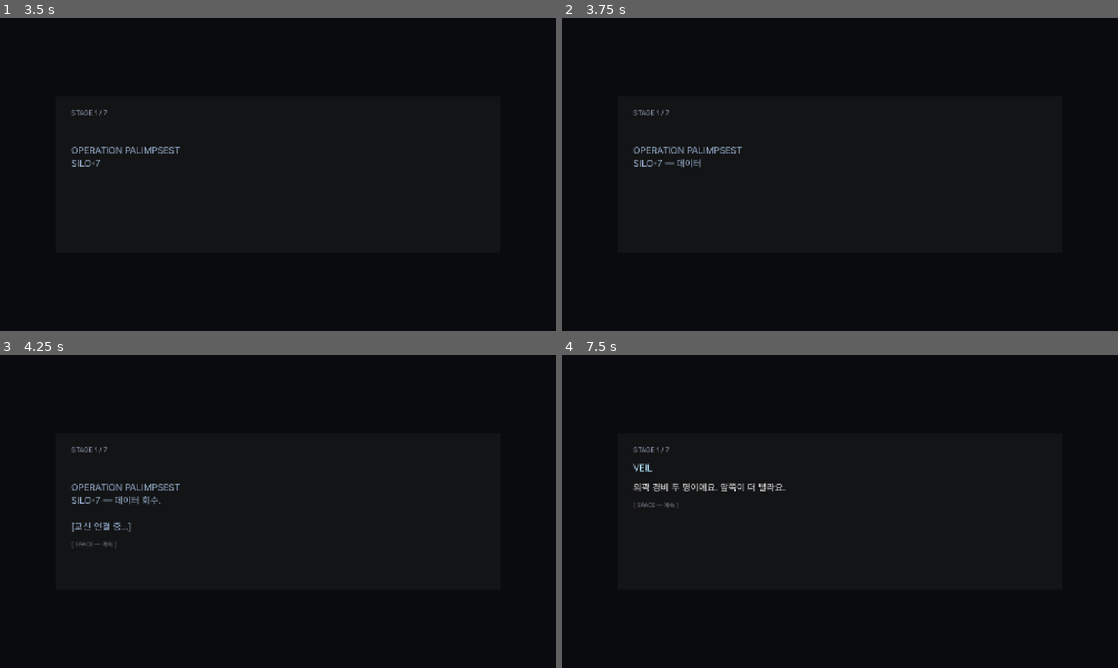
Above: before the commit, frames 1-4 (two rows, left to right).
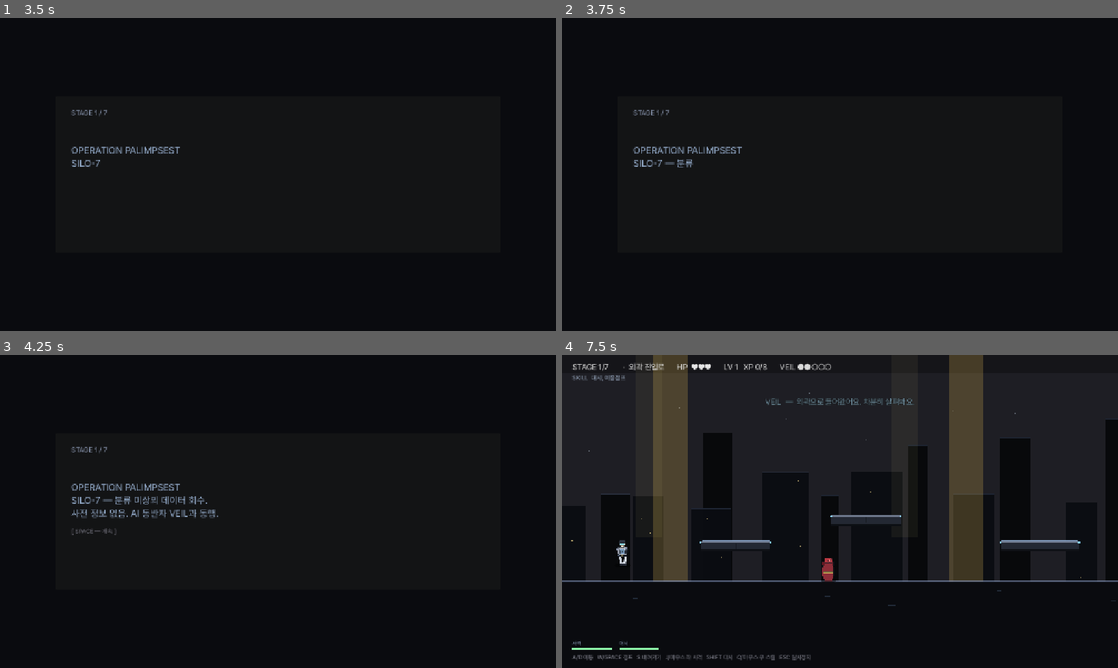
Above: after the commit, the same moments.

Repository: soomin007/EyesOnYou
Game: Godot game, scene res://scenes/main.tscn
The game is run twice, just before and just after one commit, with the same random seed, the same clock (stepped at 60 frames per second) and the same inputs.
Inputs (mouse positions are in pixels of both pictures, inside the frame that each line leads up to):
- Up to frame 1 (3.5 s): click "게임 시작" at 0.5 s; click "일반 모드" at 1.25 s; click "바로 시작" at 2 s; tap Enter (ui_accept) at 2.75 s; move the mouse to (400, 158) at 2.77 s; press the mouse at (400, 158) at 2.78 s; hold D (move_right) from 2.78 s (still down); tap W (jump) at 3.02 s
- Up to frame 2 (3.75 s): keep holding D (move_right); move the mouse to (728, 190) at 3.52 s; release the mouse at (728, 190) at 3.53 s; tap Shift (dash) at 3.6 s; click (728, 190) at 3.67 s
- Up to frame 3 (4.25 s): keep holding D (move_right); tap W (jump) at 3.77 s
- Up to frame 4 (7.5 s): tap Enter (ui_accept) at 4.25, 5.75 s; move the mouse to (895, 442) at 4.27 s; release D (move_right) at 4.28 s; hold A (move_left) 4.28-5.03 s; tap Q at 4.35 s; click (895, 442) at 4.42 s; move the mouse to (812, 574) at 5.02 s; hold D (move_right) 5.03-6.5 s; tap E at 5.1 s; click (812, 574) at 5.17 s; tap W (jump) at 5.27, 6.02 s; move the mouse to (1006, 558) at 5.77 s; tap Space at 5.85 s; click (1006, 558) at 5.92 s; click (784, 502) at 6.5 s, where only the run after the commit has a clickable "외곽 진입로 위험 ●○○ 보상 ●○○"; click (840, 533) at 7.25 s, where only the run after the commit has a clickable "확인"

Frame 1 is identical in both runs. In frame 2, less than 0.1% of the frame differs, in the area x 20-25%, y 45-48%; in frame 3, 0.8%; in frame 4, 14%, in the area x 0-100%, y 0-98%.

Commit message:
fix(blackout)+feat(dialogue): 차폐막 + VEIL 멘트 리뉴얼 + 추천 알고리즘 + 문서 정리
- 도전방 진입 시 CanvasLayer.modulate 접근 에러로 게임 종료된 버그 수정.
  challenge_dark_root: Control을 CanvasLayer 안에 두고 그 Control에 modulate
  적용. CanvasLayer는 modulate 속성이 없음.
- 도전방 차폐막 추가 — world-space 큰 dark 패널(z=9) + 수직 grain 라인 + "DARK
  ZONE / 분류 미상" 라벨. 입장 전엔 안의 플랫폼/적/가시가 시각적으로 완전히
  가려짐. 발판 step → 차폐막 0.9s fade로 안이 점차 드러나는 톤.
- RouteData 12개 루트 veil_comment 리뉴얼 + entry_comment 신설(진입 직후 자막).
- choose_veil_recommendation_with_reason — HP/레벨 컨텍스트 인지로 변경.
  HP ≤ 50% → 안전 우선, 레벨 ≥ 3 → 보상 우선, 그 외 → 균형. RouteMap에 ★ 사유
  한 줄 표시.
- INTRO_SYSTEM 강화 + INTRO_VEIL을 한 entry(여러 줄)로 압축. 이전엔 ENTER 4번에
  흩어져 사용자가 의미 못 읽고 그냥 넘기는 문제.
- Stage._setup_veil_mistakes 단순화 — RouteData.entry_comment 한 줄로 통일.
- docs/design/puzzle_ideas.md 전면 재작성 (to-do → 현재 상태 인덱스).
  docs/design/world_layout.md 2.7/3.1/3.2 갱신, 구현 영향표 ✅ 정리.
  docs/SPEC.md autoload·scene·script 목록 갱신 + bgm_volume.
  docs/STORY.md 인트로 한 호흡 표기 + 루트 표 두 컬럼화 + 추천 알고리즘.

Diff:
--- a/scripts/RouteData.gd
+++ b/scripts/RouteData.gd
@@ -19,7 +19,8 @@
 		"unique": false,
 		"min_stage": 0, "max_stage": 1,
 		"tags": ["우회", "어두운_환경"],
-		"veil_comment": "조용한 루트예요. 경비가 적어요.",
+		"veil_comment": "여기로 가요. 경비도 약하고, 길도 단순해요.",
+		"entry_comment": "외곽으로 들어왔어요. 차분히 살펴봐요.",
 		"stage_color": Color(0.12, 0.12, 0.14),
 	},
 	{
@@ -32,7 +33,8 @@
 		"unique": false,
 		"min_stage": 0, "max_stage": 1,
 		"tags": ["원거리", "노출", "이동"],
-		"veil_comment": "저격 노출이 있어요. 엄폐 포인트 챙겨요.",
+		"veil_comment": "옥상으로 갈래요? 시야는 트이지만 그만큼 노출돼요.",
+		"entry_comment": "옥상이 출구예요. 멈추면 저격에 잡혀요 — 계속 움직여요.",
 		"stage_color": Color(0.10, 0.13, 0.20),
 	},
 	{
@@ -46,7 +48,8 @@
 		# 지상(rooftops) 직후 깊은 지하로 가는 게 어색해 stage 2 이후로 한정.
 		"min_stage": 2, "max_stage": 3,
 		"tags": ["근접전", "어두운_환경", "함정", "전투"],
-		"veil_comment": "함정이 깔려 있어요. 발 밑 봐요.",
+		"veil_comment": "지하로 빠지는 길이에요. 함정만 조심하면 빠르고 보상도 커요.",
+		"entry_comment": "아래로 내려가요. 통로 끝에 출구가 있어요. 발 밑 봐요.",
 		"stage_color": Color(0.18, 0.22, 0.20),
 	},
 	{
@@ -60,7 +63,8 @@
 		# 외부→시설 진입 brigde — stage 1~3에 등장해 외벽 단계와 내부 단계를 잇는다.
 		"min_stage": 1, "max_stage": 3,
 		"tags": ["근접전", "함정", "전투"],
-		"veil_comment": "좁아요. 대시 써서 함정 넘어가요.",
+		"veil_comment": "옛 지하철이에요. 좁고 어두워요. 대시 써서 함정 넘어가세요.",
+		"entry_comment": "지하철 통로예요. 좁아요 — 한 번에 멀리 가요.",
 		"stage_color": Color(0.08, 0.10, 0.14),
 	},
 	{
@@ -74,7 +78,8 @@
 		# 드론 첫 등장 맵 — 사용자 피드백상 후반에 등장하는 게 더 자연스러워 stage 3~4로 이동.
 		"min_stage": 3, "max_stage": 4,
 		"tags": ["전투", "드론", "수직"],
-		"veil_comment": "수직 구조예요. 위에서 와요.",
+		"veil_comment": "냉각 파이프 위로 올라가는 길이에요. 드론이 위에서 떨어져요.",
+		"entry_comment": "냉각 파이프 위쪽이 출구예요. 우측 외곽에 뭔가 따로 있는 것 같기도 해요.",
 		"stage_color": Color(0.10, 0.16, 0.20),
 	},
 	{
@@ -88,7 +93,8 @@
 		# stage 1부터 등장 가능 — 외벽 옥상 직후 감시탑(둘 다 노출+높이)이 자연스럽게 이어짐.
 		"min_stage": 1, "max_stage": 4,
 		"tags": ["원거리", "전투", "노출"],
-		"veil_comment": "저격이 많아요. 엄폐 짧게 쓰고 빠르게.",
+		"veil_comment": "감시탑은 위험해요. 저격이 많아요 — 엄폐 짧게, 이동은 빠르게.",
+		"entry_comment": "관제 구역이에요. 시야 안에 들어가는 순간 쏴와요.",
 		"stage_color": Color(0.18, 0.16, 0.22),
 	},
 	{
@@ -103,7 +109,8 @@
 		# 격리 병동은 ??? 맵 복선 트리거가 있어 Stage 3~4 풀에 항상 포함되어야 함.
 		"guaranteed_in_stages": [3, 4],
 		"tags": ["우회", "어두운_환경", "은폐"],
-		"veil_comment": "이 구역은 오래됐어요. 조심해요.",
+		"veil_comment": "격리 병동이에요. 도면이랑 다르게 생겼을 거예요.",
+		"entry_comment": "이 구역은 오래됐어요. 누가 봉인했는지 저도 몰라요.",
 		"stage_color": Color(0.12, 0.10, 0.14),
 	},
 	{
@@ -116,7 +123,8 @@
 		"unique": false,
 		"min_stage": 4, "max_stage": 5,
 		"tags": ["전투", "드론", "원거리"],
-		"veil_comment": "드론과 저격이 동시에 와요. 어렵겠어요.",
+		"veil_comment": "데이터 센터예요. 드론·저격 동시에 와요. 한 번에 정리해야 빠져요.",
+		"entry_comment": "서버 랙이에요. 위에서 드론, 같은 층에서 저격.",
 		"stage_color": Color(0.14, 0.18, 0.24),
 	},
 	{
@@ -129,7 +137,8 @@
 		"unique": false,
 		"min_stage": 5, "max_stage": 6,
 		"tags": ["우회", "은폐"],
-		"veil_comment": "조용한 길이에요. 빠르게 빠져요.",
+		"veil_comment": "비상 탈출로예요. 빨리 빠지면 그만큼 안전해요.",
+		"entry_comment": "조용한 길이에요. 멈추지 말고 빠지면 돼요.",
 		"stage_color": Color(0.10, 0.12, 0.14),
 	},
 	{
@@ -142,7 +151,8 @@
 		"unique": false,
 		"min_stage": 5, "max_stage": 6,
 		"tags": ["전투", "드론", "밝은_환경"],
-		"veil_comment": "드론이 위에서 와요. 보상은 그만큼 커요.",
+		"veil_comment": "핵심부예요. 정면 돌파 — 드론 상시 순찰. 보상은 큽니다.",
+		"entry_comment": "핵심부에 들어왔어요. 거리 잘 잡아요.",
 		"stage_color": Color(0.22, 0.18, 0.18),
 	},
 	{
@@ -157,7 +167,8 @@
 		"available_stages": [4],
 		"guaranteed_in_stages": [4],
 		"tags": ["도전", "어두운_환경"],
-		"veil_comment": "[도전] 교신이 차단된 구역이에요. 혼자 가야 해요.",
+		"veil_comment": "[도전] 교신이 끊겨요. 안에선 저도 못 도와드려요. 한 번에 빠져나오셔야 해요.",
+		"entry_comment": "여기서부터 교신 끊겨요. 30초 안에 빠져나오세요.",
 		"stage_color": Color(0.02, 0.02, 0.04),
 	},
 	{
@@ -170,7 +181,8 @@
 		"unique": true,
 		"min_stage": 5, "max_stage": 6,
 		"tags": ["우회", "정보"],
-		"veil_comment": "저도 모르겠어요. 미안해요.",
+		"veil_comment": "...저도 모르겠어요. 들어가실래요?",
+		"entry_comment": "...뭐가 있는 거지.",
 		"stage_color": Color(0.06, 0.06, 0.08),
 	},
 ]
@@ -262,21 +274,58 @@
 	# 둘 다 없으면 모든 stage 등장 (안전 폴백).
 	return true
 
+# VEIL 추천. 컨텍스트(HP/레벨)에 반응해 직관적인 결정을 내림:
+#   - HP가 절반 이하 → 안전 우선 (가장 낮은 risk).
+#   - 레벨 3 이상 → 보상 우선 (가장 높은 reward).
+#   - 그 외 → 균형 (reward * 2 - risk 가장 큰 것).
+# 동점이면 risk 낮은 쪽이 우선. hidden / challenge 루트는 항상 제외.
+# 호출자가 reasoning 라벨을 표시할 수 있도록 choose_veil_recommendation_with_reason도 제공.
 static func choose_veil_recommendation(pool: Array) -> String:
-	var best_id: String = ""
-	var best_score: float = -INF
+	var pair: Dictionary = choose_veil_recommendation_with_reason(pool)
+	return str(pair.get("id", ""))
+
+static func choose_veil_recommendation_with_reason(pool: Array) -> Dictionary:
+	var candidates: Array = []
 	for r in pool:
 		var route: Dictionary = r
 		if route.get("hidden", false):
 			continue
-		# 도전 루트는 의도적 선택 — VEIL 추천에서 제외 (교신 차단 컨셉)
 		if route.get("challenge", false):
 			continue
-		var s: float = float(route.get("reward", 0)) - 0.4 * float(route.get("risk", 0))
-		if s > best_score:
-			best_score = s
-			best_id = route.get("id", "")
-	if best_id == "" and pool.size() > 0:
-		var fallback: Dictionary = pool[0]
-		best_id = fallback.get("id", "")
-	return best_id
+		candidates.append(route)
+	if candidates.is_empty():
+		if pool.size() > 0:
+			return {"id": pool[0].get("id", ""), "reason": ""}
+		return {"id": "", "reason": ""}
+	var hp: int = GameState.player_hp
+	var max_hp: int = GameState.player_max_hp
+	var level: int = GameState.player_level
+	var hurt: bool = (max_hp > 0 and float(hp) / float(max_hp) <= 0.5)
+	var strong: bool = (level >= 3)
+	var best: Dictionary = candidates[0]
+	var best_score: float = -INF
+	var reason: String = ""
+	if hurt:
+		reason = "지금은 안전이 우선"
+		for c in candidates:
+			# 낮은 risk 우선, 동점이면 reward 큰 쪽.
+			var s: float = -float(c.get("risk", 0)) * 2.0 + float(c.get("reward", 0)) * 0.5
+			if s > best_score:
+				best_score = s
+				best = c
+	elif strong:
+		reason = "지금은 보상 챙길 만해요"
+		for c in candidates:
+			# 높은 reward 우선, 동점이면 risk 낮은 쪽.
+			var s: float = float(c.get("reward", 0)) * 2.0 - float(c.get("risk", 0)) * 0.5
+			if s > best_score:
+				best_score = s
+				best = c
+	else:
+		reason = "위험 대비 보상 균형"
+		for c in candidates:
+			var s: float = float(c.get("reward", 0)) * 2.0 - float(c.get("risk", 0))
+			if s > best_score:
+				best_score = s
+				best = c
+	return {"id": best.get("id", ""), "reason": reason}
--- a/scripts/RouteMap.gd
+++ b/scripts/RouteMap.gd
@@ -9,6 +9,7 @@
 
 var pool: Array = []
 var recommended_id: String = ""
+var recommended_reason: String = ""
 var hovered_idx: int = 0
 var buttons: Array = []
 # 고위험/고보상 별도 패널 (사용자 피드백: 본 멘트에 겹치면 너무 많아짐).
@@ -19,7 +20,9 @@
 	stage_label.text = "STAGE %d / %d  —  루트 선택" % [GameState.current_stage + 1, GameState.effective_total_stages()]
 	subtitle_label.text = "● 위험도 / 보상   —   ? 미상"
 	pool = RouteData.get_route_pool_for_stage(GameState.current_stage, GameState.route_history)
-	recommended_id = RouteData.choose_veil_recommendation(pool)
+	var rec: Dictionary = RouteData.choose_veil_recommendation_with_reason(pool)
+	recommended_id = str(rec.get("id", ""))
+	recommended_reason = str(rec.get("reason", ""))
 	# VEIL 멘트 — 신뢰도 톤(색)을 _ready에서 한 번만 적용. 폰트는 22로 키워
 	# 선택 화면에서 분명히 눈에 들어오게 (이전 15는 카드에 묻혀 안 보였음).
 	veil_text.add_theme_font_size_override("font_size", 22)
@@ -143,6 +146,10 @@
 	var desc: String = str(route.get("description", ""))
 	if desc != "":
 		msg += desc + "\n\n"
+	# 이 루트가 추천된 거면 추천 사유를 한 줄로 — VEIL 코멘트 위에 살짝 다른 톤.
+	var is_recommended: bool = (route.get("id", "") == recommended_id and recommended_reason != "")
+	if is_recommended:
+		msg += "★ " + recommended_reason + "\n"
 	# prefix 시스템 폐지 — 짧은 prefix가 뒷 문장과 부자연스러움. 신뢰도는 색으로.
 	msg += "VEIL  —  " + str(route.get("veil_comment", ""))
 	veil_text.text = msg
--- a/scripts/Stage.gd
+++ b/scripts/Stage.gd
@@ -114,24 +114,19 @@
 func _setup_veil_mistakes() -> void:
 	if GameState.playground_active:
 		return
-	# rooftops는 vertical 진입 멘트가 더 구체적이라 stage 0 generic 멘트는 생략 —
-	# 두 멘트가 거의 동시에 큐 들어가서 "약간 겹침"으로 보이던 문제 회피.
-	if GameState.current_stage == 0 and GameState.current_route_id != "route_rooftops":
-		# 첫 적 구역 진입 — 미션 컨텍스트 한 줄. 적 수 카운팅 같은 친절한 안내는 의도적으로 안 함.
-		_arm_veil_mistake_at(680.0, "정문은 봉쇄됐어요. 외벽으로 우회해요.", "")
 	# 격리 병동 통과 시 ??? 맵 복선 (stage 3 또는 4).
 	# x=900 — 진입 직후 분기 결정 전에 분위기 깔리도록 일찍 트리거.
 	if GameState.current_route_id == "route_ward":
 		_arm_ward_foreshadow_at(900.0)
-	# Vertical 맵 — 진입 직후 방향 안내. 사용자: "왜 올라가야 하는지 모르겠다".
-	# 정상/바닥에 출구가 있다는 사실을 첫 멘트로 명시. rooftops는 노출 위협까지 안내.
-	match GameState.current_route_id:
-		"route_rooftops":
-			_show_veil_subtitle("옥상이 출구예요. 시야가 트여서 저격에 노출돼요 — 멈추지 말고.", 3.6)
-		"route_cooling":
-			_show_veil_subtitle("냉각 파이프 위쪽이 출구예요. 우측 외곽에 뭔가 따로 있는 것 같기도 해요.", 3.6)
-		"route_sewers":
-			_show_veil_subtitle("아래로 내려가요. 통로 끝에 출구가 있어요.", 3.0)
+	# 진입 직후 한 줄 안내 — 모든 루트가 RouteData.entry_comment를 가짐.
+	# "어디로 가야 하나" "이 맵의 위협이 뭔가"를 단숨에 통보. 사용자: 맵 진입 멘트 리뉴얼.
+	var entry: String = ""
+	for r in RouteData.ALL_ROUTES:
+		if r.get("id", "") == GameState.current_route_id:
+			entry = str(r.get("entry_comment", ""))
+			break
+	if entry != "":
+		_show_veil_subtitle(entry, 3.6)
 
 func _arm_ward_foreshadow_at(trigger_x: float) -> void:
 	var area := Area2D.new()
@@ -2813,6 +2808,7 @@
 var challenge_gate_door: StaticBody2D = null
 var challenge_gate_visual: Node2D = null
 var challenge_plate: PressurePlate = null
+var challenge_curtain: Node2D = null   # 입구 너머 전체를 가리는 차폐막 (world-space)
 
 func _setup_challenge_mode() -> void:
 	if not bool(_map_data.get("challenge", false)):
@@ -2831,14 +2827,54 @@
 	var gate_x: float = 240.0
 	var gate_w: float = 50.0
 	var gate_h: float = 720.0
+	# 차폐막 — 도전방 내부 전체를 world-space로 가린다. 플랫폼/적/가시 모두 시각적으로
+	# 묻혀서 입장 전에는 무엇이 있는지 알 수 없다. 발판 step 시 fade 후 free.
+	# (사용자 요구: "들어가기 전에는 안이 어떻게 생겼는지, 뭐가 나올지 전혀 몰라야 해")
+	challenge_curtain = Node2D.new()
+	challenge_curtain.z_index = 9
+	add_child(challenge_curtain)
+	var curtain_x: float = gate_x + gate_w * 0.5  # 문 우측 경계부터 시작
+	var curtain_w: float = STAGE_LENGTH - curtain_x + 200.0  # 끝 벽 너머까지 여유
+	# 본체 — 짙은 보라-검정. 위협적 톤.
+	var c_body := ColorRect.new()
+	c_body.color = Color(0.04, 0.03, 0.06, 1.0)
+	c_body.position = Vector2(curtain_x, -200.0)
+	c_body.size = Vector2(curtain_w, 1200.0)
+	challenge_curtain.add_child(c_body)
+	# 수직 grain — 가는 선 패턴(입자 같은 정적). 50px 간격.
+	var grain_count: int = int(curtain_w / 50.0)
+	for i in grain_count:
+		var line := ColorRect.new()
+		line.color = Color(0.10, 0.08, 0.12, 0.55)
+		line.position = Vector2(curtain_x + 5.0 + float(i) * 50.0, -200.0)
+		line.size = Vector2(1.0, 1200.0)
+		challenge_curtain.add_child(line)
+	# 좌측 진한 비네트 — 문 쪽으로 더 어둡게.
+	var fade_l := ColorRect.new()
+	fade_l.color = Color(0, 0, 0, 0.65)
+	fade_l.position = Vector2(curtain_x, -200.0)
+	fade_l.size = Vector2(80.0, 1200.0)
+	challenge_curtain.add_child(fade_l)
+	# 분류 미상 라벨 — 차폐막 위 큰 글자. 화면 가운데쯤(스크롤되어 보임)에 위치.
+	var unknown := Label.new()
+	unknown.text = "[ DARK ZONE ]\n\n분류 미상"
+	unknown.add_theme_font_size_override("font_size", 24)
+	unknown.add_theme_color_override("font_color", Color(0.65, 0.30, 0.32, 0.85))
+	unknown.add_theme_color_override("font_outline_color", Color(0, 0, 0, 0.85))
+	unknown.add_theme_constant_override("outline_size", 3)
+	unknown.position = Vector2(curtain_x + 220.0, 280.0)
+	unknown.size = Vector2(380.0, 140.0)
+	unknown.horizontal_alignment = HORIZONTAL_ALIGNMENT_CENTER
+	challenge_curtain.add_child(unknown)
 	# 시각 — Node2D wrapper에 패널 + 사선 줄무늬 + 경고 라벨.
 	challenge_gate_visual = Node2D.new()
+	# 게이트는 차폐막 위에 그려져야 함 (커튼 z=9, 게이트 z>=10).
 	add_child(challenge_gate_visual)
 	var panel := ColorRect.new()
 	panel.color = Color(0.10, 0.05, 0.06, 0.95)
 	panel.position = Vector2(gate_x - gate_w * 0.5, 0.0)
 	panel.size = Vector2(gate_w, gate_h)
-	panel.z_index = 5
+	panel.z_index = 10
 	challenge_gate_visual.add_child(panel)
 	# 사선 줄무늬 (폴리스 라인) — 빨강/노랑 사선 줄 4개
 	for i in 5:
@@ -2851,7 +2887,7 @@
 			Vector2(gate_x + gate_w * 0.5, y0 + 50.0),
 			Vector2(gate_x - gate_w * 0.5, y0 + 20.0),
 		])
-		stripe.z_index = 6
+		stripe.z_index = 11
 		challenge_gate_visual.add_child(stripe)
 	# 경고 라벨 — 큼지막한 빨강 한 줄
 	var warn := Label.new()
@@ -2864,7 +2900,7 @@
 	warn.size = Vector2(240.0, 60.0)
 	warn.horizontal_alignment = HORIZONTAL_ALIGNMENT_CENTER
 	warn.vertical_alignment = VERTICAL_ALIGNMENT_CENTER
-	warn.z_index = 7
+	warn.z_index = 12
 	challenge_gate_visual.add_child(warn)
 	# 충돌 — StaticBody. 발판 step 후 disabled.
 	challenge_gate_door = StaticBody2D.new()
@@ -2897,24 +2933,30 @@
 # 도전 실제 시작 — 문 fade + 사이렌 플래시 + 암전 + 타이머 HUD + 클리어 조건 배너.
 func _start_challenge_run() -> void:
 	challenge_active = true
-	# 1) 문 fade out + 충돌 disable.
+	# 1) 문 + 차폐막 fade out + 충돌 disable.
 	if challenge_gate_visual != null and is_instance_valid(challenge_gate_visual):
 		var tw_v := challenge_gate_visual.create_tween()
 		tw_v.tween_property(challenge_gate_visual, "modulate:a", 0.0, 0.5)
 		tw_v.tween_callback(challenge_gate_visual.queue_free)
+	if challenge_curtain != null and is_instance_valid(challenge_curtain):
+		# 차폐막은 살짝 더 천천히 — 안이 점차 드러나는 톤. 사이렌 플래시 끝나갈 때 즈음 모두 보임.
+		var tw_c := challenge_curtain.create_tween()
+		tw_c.tween_interval(0.2)
+		tw_c.tween_property(challenge_curtain, "modulate:a", 0.0, 0.9)
+		tw_c.tween_callback(challenge_curtain.queue_free)
 	if challenge_gate_door != null and is_instance_valid(challenge_gate_door):
 		for c in challenge_gate_door.get_children():
 			if c is CollisionShape2D:
 				(c as CollisionShape2D).set_deferred("disabled", true)
 	# 2) 사이렌 플래시 — 화면 빨강 두 번 깜빡.
 	_play_siren_flash()
-	# 3) 암전 — 0 → 정상 강도 fade in.
+	# 3) 암전 — 0 → 정상 강도 fade in. CanvasLayer 안의 Control 노드를 트윈.
 	_build_challenge_blackout()
-	if challenge_dark_layer != null:
-		challenge_dark_layer.modulate.a = 0.0
-		var tw_d := challenge_dark_layer.create_tween()
+	if challenge_dark_root != null:
+		challenge_dark_root.modulate.a = 0.0
+		var tw_d := challenge_dark_root.create_tween()
 		tw_d.tween_interval(0.4)
-		tw_d.tween_property(challenge_dark_layer, "modulate:a", 1.0, 0.7)
+		tw_d.tween_property(challenge_dark_root, "modulate:a", 1.0, 0.7)
 	# 4) 타이머 HUD.
 	_build_challenge_timer_hud()
 	# 5) 클리어 조건 배너 — 큰 글자, 화면 중앙. 페이드 인 → 2.4s 머무름 → 페이드 아웃.
@@ -2981,18 +3023,26 @@
 	tw.chain().tween_property(panel, "modulate:a", 0.0, 0.5)
 	tw.chain().tween_callback(layer.queue_free)
 
+var challenge_dark_root: Control = null
+
 func _build_challenge_blackout() -> void:
 	# 화면 강 dim — 짙은 검정. 더 진하게(0.72), 가장자리 비네트도 더 두껍게.
 	# 시야 압박: 가시 함정 / drone 폭탄 그림자 / bomber 점멸이 잘 안 보임.
+	# CanvasLayer 자체는 modulate가 없어 fade in을 위해 자식 Control 하나 두고
+	# 거기에 시각 children 모두 넣음. (사용자 보고 버그: line 2914 modulate 접근 에러)
 	challenge_dark_layer = CanvasLayer.new()
 	challenge_dark_layer.layer = 17
 	add_child(challenge_dark_layer)
+	challenge_dark_root = Control.new()
+	challenge_dark_root.set_anchors_preset(Control.PRESET_FULL_RECT)
+	challenge_dark_root.mouse_filter = Control.MOUSE_FILTER_IGNORE
+	challenge_dark_layer.add_child(challenge_dark_root)
 	# 풀스크린 dim
 	var full_dim := ColorRect.new()
 	full_dim.color = Color(0, 0, 0, 0.72)
 	full_dim.set_anchors_preset(Control.PRESET_FULL_RECT)
 	full_dim.mouse_filter = Control.MOUSE_FILTER_IGNORE
-	challenge_dark_layer.add_child(full_dim)
+	challenge_dark_root.add_child(full_dim)
 	# 가장자리 비네트 (좌/우/상/하 각각 짙은 띠 — 두껍게)
 	for side_data in [
 		{"pos": Vector2(0, 0), "size": Vector2(1280, 140)},               # 상
@@ -3006,7 +3056,7 @@
 		v.position = d["pos"]
 		v.size = d["size"]
 		v.mouse_filter = Control.MOUSE_FILTER_IGNORE
-		challenge_dark_layer.add_child(v)
+		challenge_dark_root.add_child(v)
 
 func _build_challenge_timer_hud() -> void:
 	var layer := CanvasLayer.new()
--- a/scripts/VeilDialogue.gd
+++ b/scripts/VeilDialogue.gd
@@ -82,13 +82,14 @@
 ]
 
 # 첫 임무 시작 화면 — Briefing.gd가 stage 0 진입 시 한 번만 표시.
-# VEIL 발화가 아닌 시스템 텍스트. 짧고 차갑게 — 자세한 컨텍스트는 게임 안에서 체감.
-const INTRO_SYSTEM: String = "OPERATION PALIMPSEST\nSILO-7 — 데이터 회수.\n\n[교신 연결 중...]"
-
-# 시스템 텍스트 직후 VEIL 첫 마디 (한 번만, stage 0 진입 시) — 짧고 자연스럽게.
+# 한 화면에 임무명·목표·VEIL 동행을 같이 통보 — 이전엔 라인이 4개로 쪼개져
+# 사용자가 무슨 내용인지 못 읽고 그냥 ENTER로 넘기던 문제(사용자 보고).
+const INTRO_SYSTEM: String = "OPERATION PALIMPSEST\nSILO-7 — 분류 미상의 데이터 회수.\n사전 정보 없음. AI 동반자 VEIL과 동행."
+
+# 시스템 텍스트 직후 VEIL 첫 마디 — 한 화면(여러 줄)으로 묶음.
+# 한 줄씩 나누면 ENTER 연타로 의미가 다 새서 한 호흡으로 통보.
 const INTRO_VEIL: Array[String] = [
-	"...연결됐어요.",
-	"외곽부터 가요, 요원.",
+	"...연결됐어요. 들리세요?\n저는 VEIL, 이번 임무 동안 같이 갑니다.\n외곽부터 가요. 차분히 살펴보면서.",
 ]
 
 # 레벨업 fallback (랜덤 6개)
Not shown, added: scripts/PressurePlate.gd.uid
Not shown, changed: docs/SPEC.md
Not shown, changed: docs/STORY.md
Not shown, changed: docs/design/puzzle_ideas.md
Not shown, changed: docs/design/world_layout.md
Not shown, changed: session_logs/2026-05-08.md
